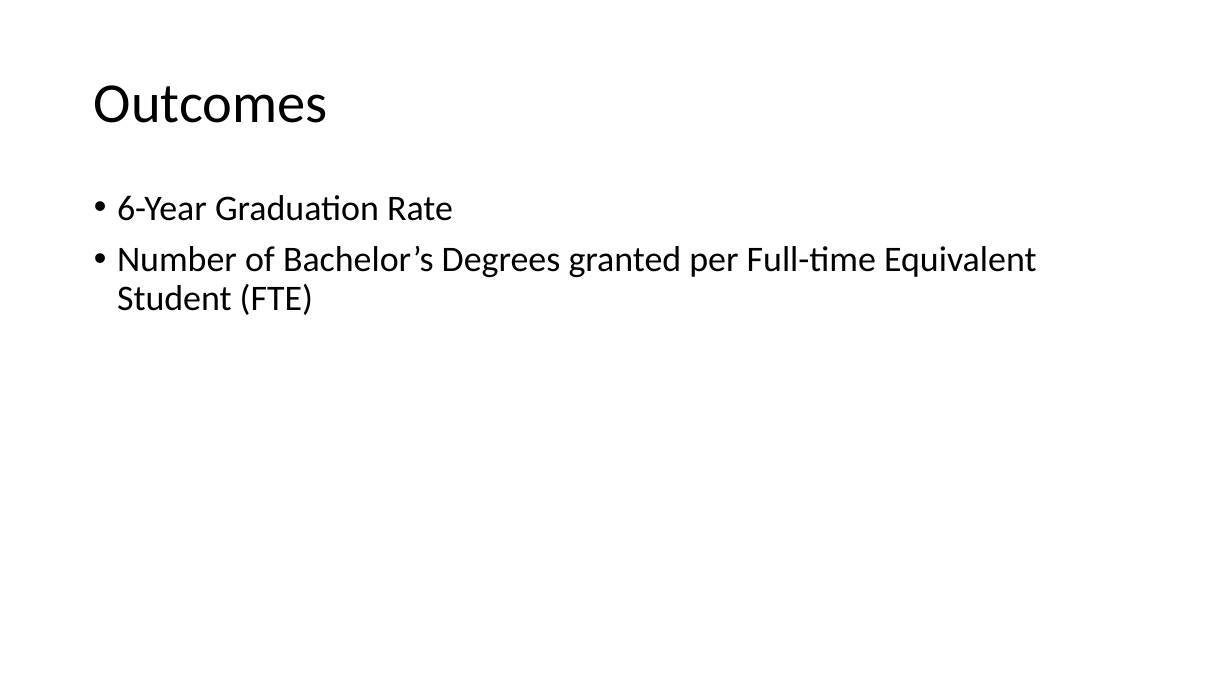
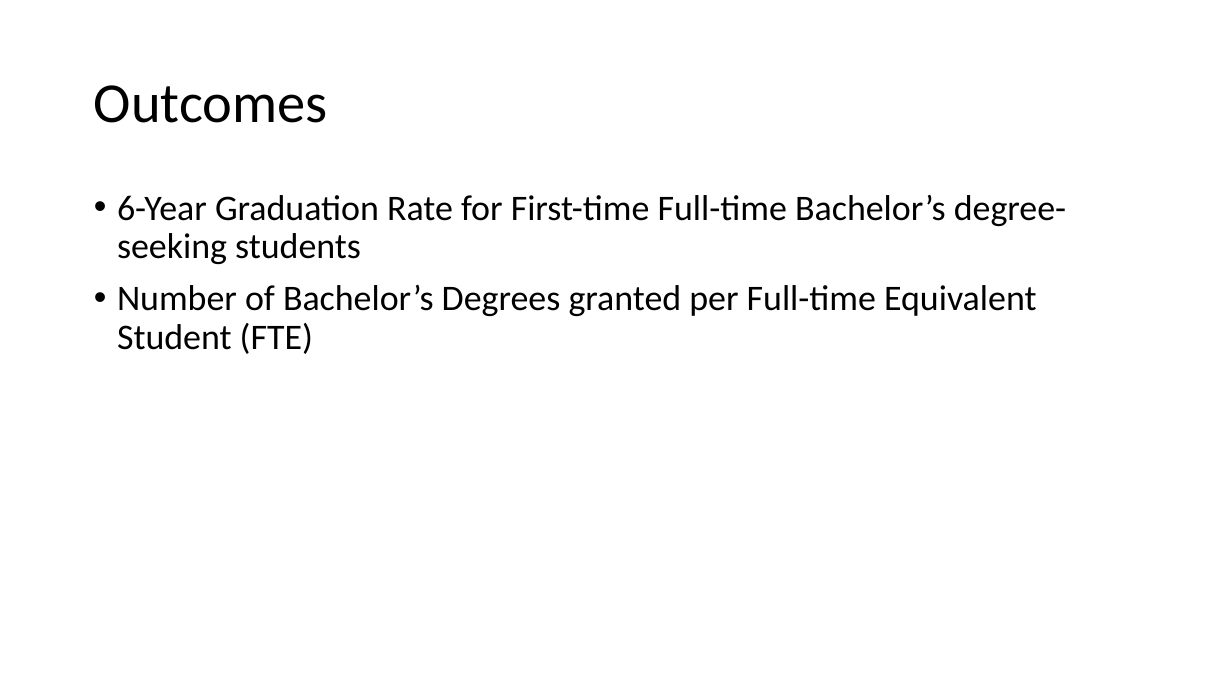
Before and after one commit to duncan-clark/DeltaCostProject_DataAnalysis, a slide deck: slide 3 of reports/18_03_13 Presentation.pptx. Drawn at 1232x693 pixels with LibreOffice and Linux fonts; fonts in the diff are those of the drawing. Boxes give left, top, right and bottom in pixels: in the first picture for what was removed or moved away, otherwise in the second. Text is boxed around its words. In the diff, an @@ line names an element or a change of style, - is before the commit and + after.

```diff
--- a/reports/18_03_13 Presentation.pptx
+++ b/reports/18_03_13 Presentation.pptx
@@ text at (x1=117, y1=195, x2=1066, y2=264): text changed @@
-• 6-Year Graduation Rate
+• 6-Year Graduation Rate for First-time Full-time Bachelor’s degree-seeking students
```
Also in this commit, not shown: 2 other slides changed.
